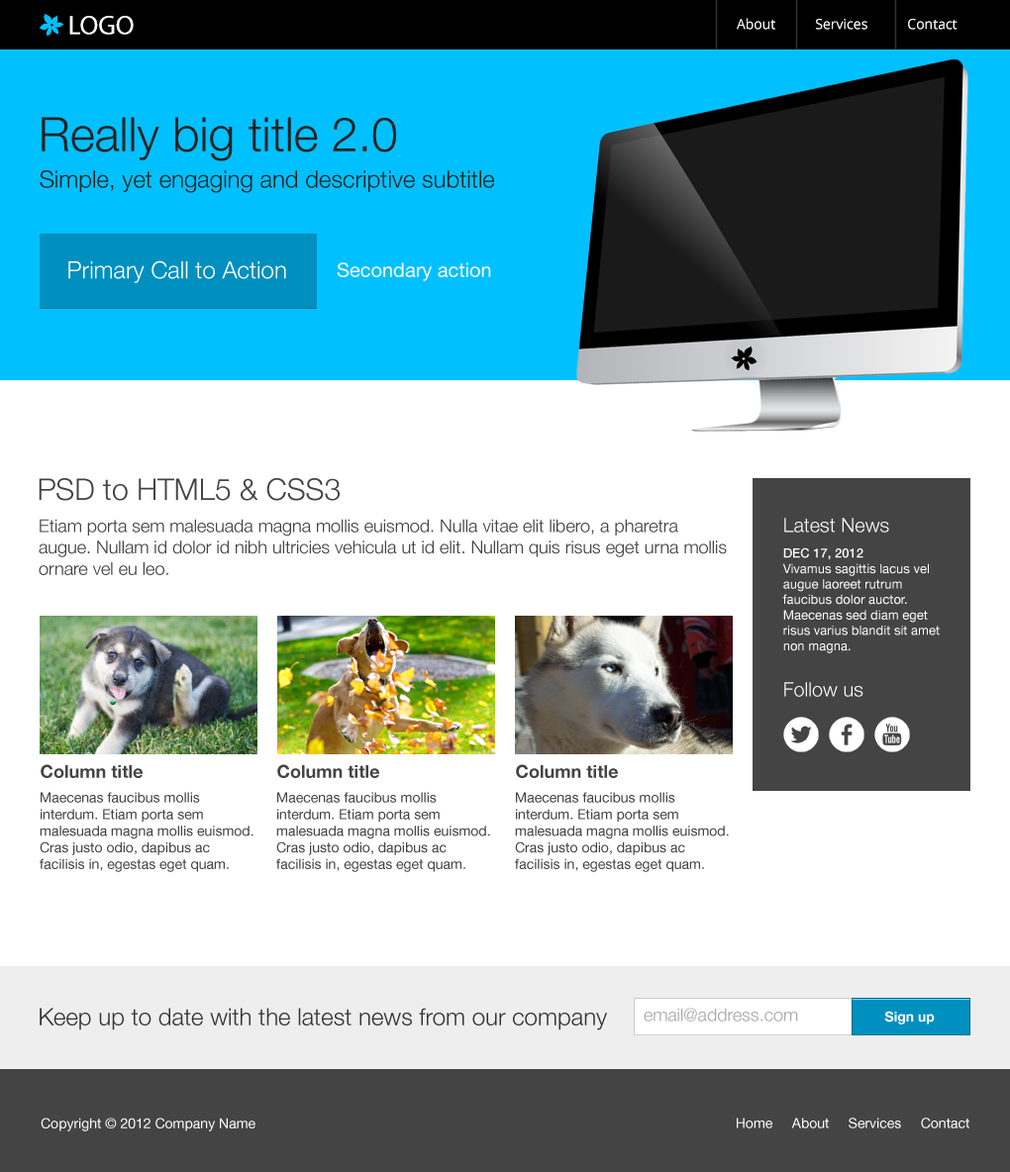
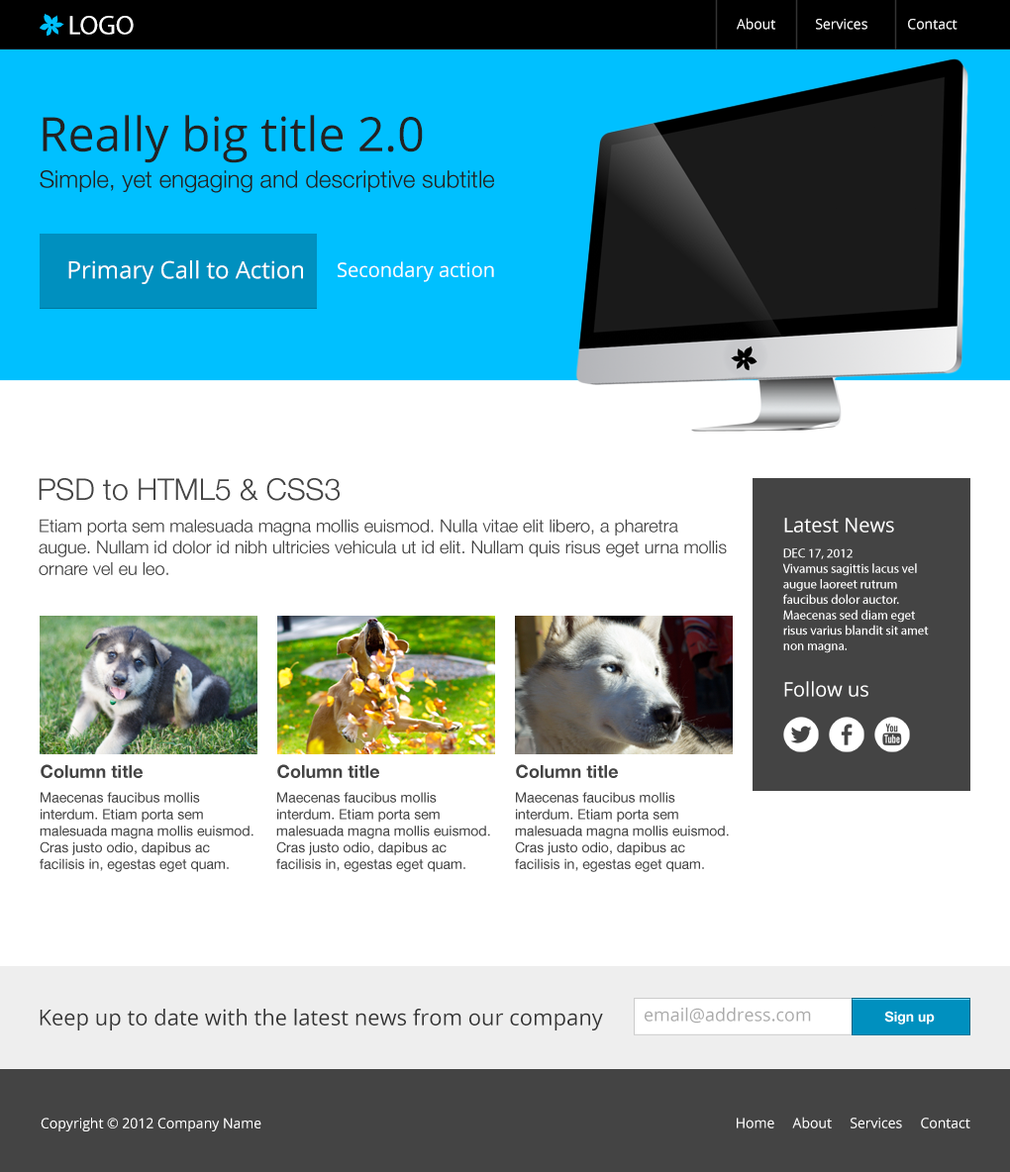
Comparing the layer stacks of the two 1010×1172 images. Changes:
painted on "Secondary action" over (336, 261, 495, 283)
painted on "Primary Call to Action" over (68, 260, 303, 285)
painted on "Really big title 2.0" over (41, 114, 423, 164)
painted on "Latest News" over (784, 517, 894, 533)
painted on "DEC 17, 2012 Vivamus sagittis lacus vel augue laoreet rutrum fa" over (782, 547, 940, 654)
painted on "Follow us" over (784, 681, 869, 697)
painted on "email@address.com" over (643, 1006, 811, 1024)
painted on "Keep up to date with the latest news from our company" over (39, 1007, 607, 1031)
painted on "Copyright © 2012 Company Name" over (40, 1117, 262, 1132)
painted on "Home About Services Contact" over (736, 1116, 971, 1129)
